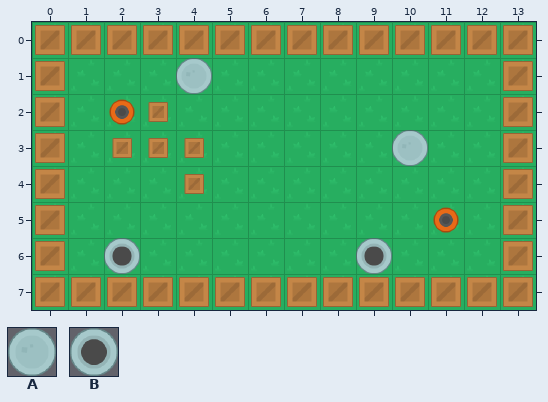
A Tiled map gets an edit: bot-battles/data/source/map.tmx. This is how it looked before the edit.
Cells are 64x64 px. Shown: x 0..13, y 0..7.
Key: from "map": A 358, B 367.
Objects are placed by their top-left corner, in cells (3,4 is the top-left corner of cell 3,4); size is 1x1 cell unless given.
Layers that did not change in this view are not listed.
Objects on layer "healthSpawner" before:
A "healthSpawner1" at 4,1
A "healthSpawner1" at 10,3
Objects on layer "weaponSpawner" before:
B "weaponSpawner2" at 9,6
B "weaponSpawner1" at 2,6
New version:
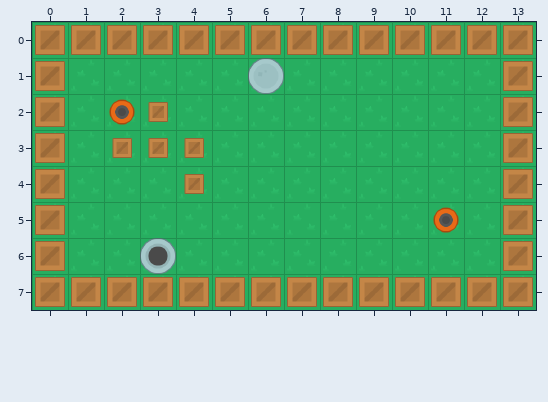
Edits made:
Layer "healthSpawner":
changed: A "healthSpawner1" at 4,1 -> A "healthSpawner1" at 6,1
removed: A "healthSpawner1" at 10,3
Layer "weaponSpawner":
changed: B "weaponSpawner1" at 2,6 -> B "weaponSpawner1" at 3,6
removed: B "weaponSpawner2" at 9,6
Changed places in both pictures, as pixel boxes (x1, y1, x2, y2):
old place: (176, 58, 212, 94)
new place: (248, 58, 284, 94)
removed: (392, 130, 428, 166)
changed: (104, 238, 176, 274)
removed: (356, 238, 392, 274)
